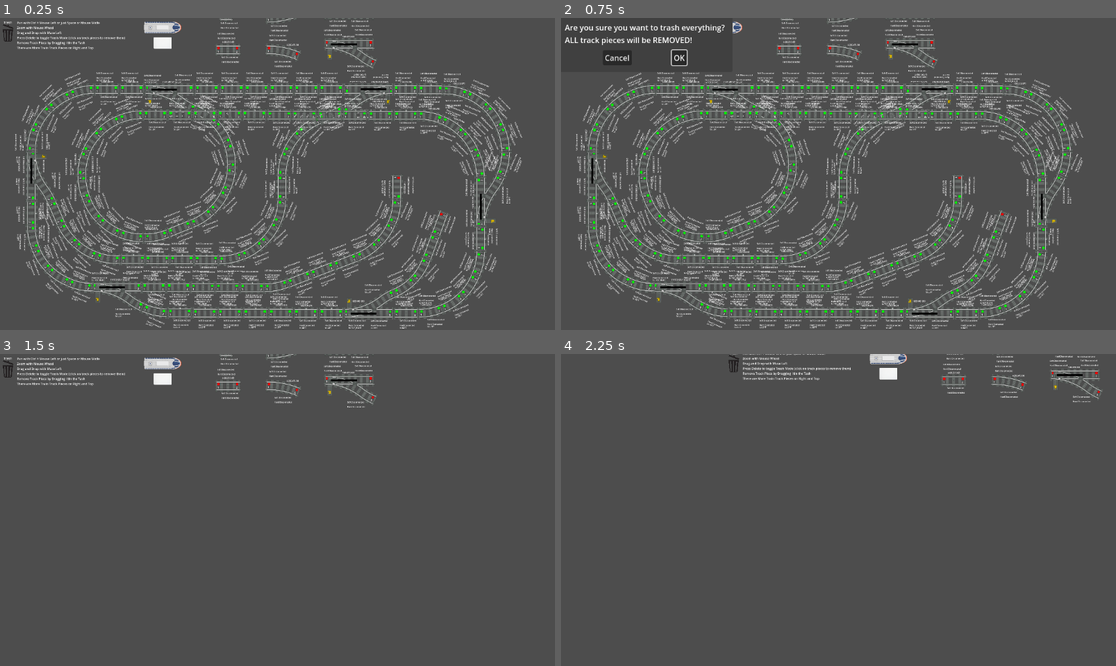
Above: before the commit, frames 1-4 (two rows, left to right).
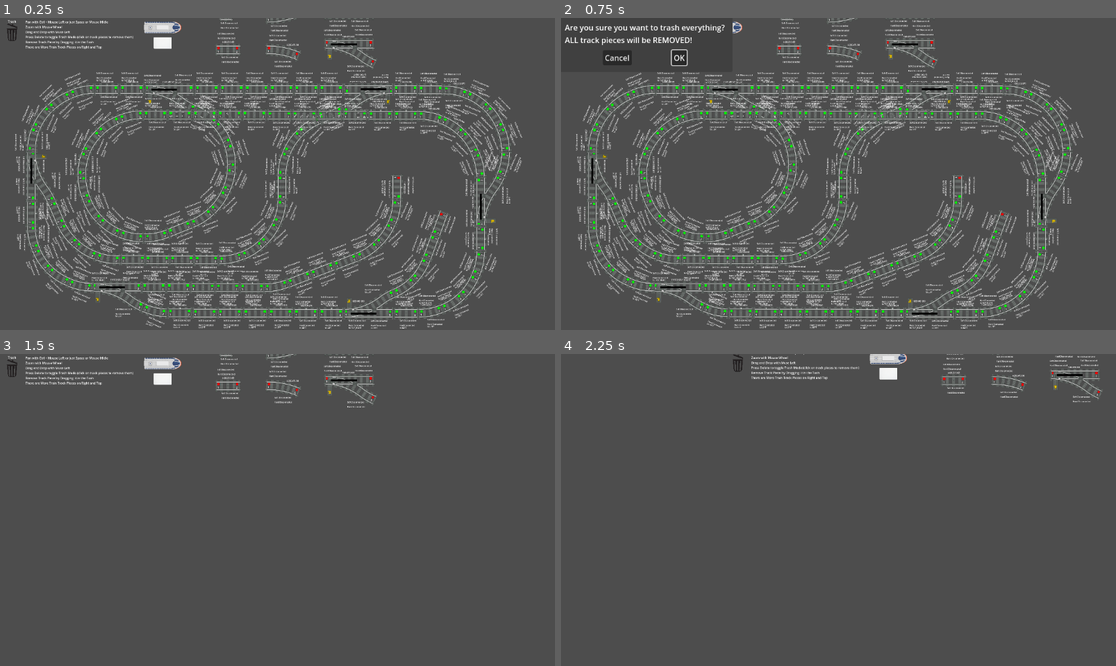
Above: after the commit, the same moments.

Repository: RustyRailways/RustyRailways
Game: Godot game, scene res://Main.tscn
The game is run twice, just before and just after one commit, with the same random seed, the same clock (stepped at 60 frames per second) and the same inputs.
Inputs (mouse positions are in pixels of both pictures, inside the frame that each line leads up to):
- Up to frame 1 (0.25 s): no input
- Up to frame 2 (0.75 s): tap Enter at 0.5 s; drag from (566, 33) to (827, 49) at 0.52 s
- Up to frame 3 (1.5 s): click "OK" at 1.25 s
- Up to frame 4 (2.25 s): tap Space at 2 s; drag from (844, 388) to (566, 369) at 2.02 s

The runs differ from the first frame. In frame 1, 0.6% of the frame differs, in the area x 0-25%, y 0-11%; in frame 2, nothing differs; in frame 3, 0.6%; in frame 4, 0.5%.

Commit message:
Update client/Main.tscn element positioning

Diff:
--- a/client/Main.tscn
+++ b/client/Main.tscn
@@ -180,10 +180,10 @@
 script = ExtResource("9_wuc2u")
 
 [node name="Instructions" type="Label" parent="."]
-offset_left = 88.0
-offset_top = 13.0
-offset_right = 475.0
-offset_bottom = 140.0
+offset_left = 132.0
+offset_top = 9.0
+offset_right = 693.0
+offset_bottom = 162.0
 mouse_filter = 1
 text = "Pan with Ctrl + Mouse Left or just Space or Mouse Midle
 Zoom with Mouse Wheel
@@ -196,6 +196,7 @@
 
 [node name="TrashCan" parent="." instance=ExtResource("9_g4d8y")]
 unique_name_in_owner = true
+position = Vector2(63, 74)
 
 [node name="TrainTrackPieces" type="Node2D" parent="."]
 
@@ -288,12 +289,10 @@
 [node name="BaseTrainTrackPiece7" parent="TrainTrackPieces" instance=ExtResource("10_irbpo")]
 position = Vector2(219, 1253)
 rotation = 1.19001
-scale = Vector2(1, 1)
 
 [node name="BaseTrainTrackPiece8" parent="TrainTrackPieces" instance=ExtResource("10_irbpo")]
 position = Vector2(173, 1139)
 rotation = 1.57724
-scale = Vector2(1, 1)
 
 [node name="BaseTrainTrackPiece9" parent="TrainTrackPieces" instance=ExtResource("10_irbpo")]
 position = Vector2(685, 1132)
@@ -326,7 +325,6 @@
 [node name="BaseTrainTrackPiece99" parent="TrainTrackPieces" instance=ExtResource("10_irbpo")]
 position = Vector2(2613, 754)
 rotation = -1.17001
-scale = Vector2(1, 1)
 
 [node name="BaseTrainTrackPiece50" parent="TrainTrackPieces" instance=ExtResource("10_irbpo")]
 position = Vector2(2235, 1522)
@@ -371,12 +369,10 @@
 [node name="BaseTrainTrackPiece36" parent="TrainTrackPieces" instance=ExtResource("10_irbpo")]
 position = Vector2(436, 880)
 rotation = 1.56892
-scale = Vector2(1, 1)
 
 [node name="BaseTrainTrackPiece30" parent="TrainTrackPieces" instance=ExtResource("10_irbpo")]
 position = Vector2(812, 1131)
 rotation = 0.0107288
-scale = Vector2(1, 1)
 
 [node name="BaseTrainTrackPiece31" parent="TrainTrackPieces" instance=ExtResource("10_irbpo")]
 position = Vector2(1048, 1036)
@@ -438,7 +434,6 @@
 [node name="BaseTrainTrackPiece96" parent="TrainTrackPieces" instance=ExtResource("9_62217")]
 position = Vector2(2612, 632)
 rotation = 1.163
-scale = Vector2(1, 1)
 
 [node name="BaseTrainTrackPiece111" parent="TrainTrackPieces" instance=ExtResource("9_62217")]
 position = Vector2(2233, 516)
@@ -454,7 +449,6 @@
 [node name="BaseTrainTrackPiece114" parent="TrainTrackPieces" instance=ExtResource("9_62217")]
 position = Vector2(2482, 764)
 rotation = 1.163
-scale = Vector2(1, 1)
 
 [node name="BaseTrainTrackPiece37" parent="TrainTrackPieces" instance=ExtResource("9_62217")]
 position = Vector2(435, 754)
@@ -487,7 +481,6 @@
 [node name="BaseTrainTrackPiece60" parent="TrainTrackPieces" instance=ExtResource("9_62217")]
 position = Vector2(1475, 755)
 rotation = -1.55102
-scale = Vector2(1, 1)
 
 [node name="BaseTrainTrackPiece61" parent="TrainTrackPieces" instance=ExtResource("9_62217")]
 position = Vector2(1523, 644)
